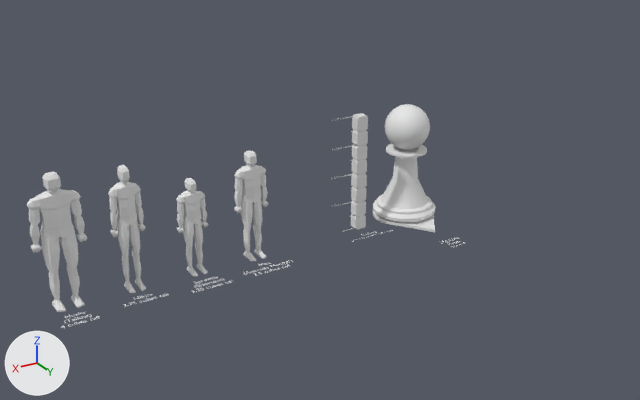
What one commit did to the Blender file aspenTools/Blender/4.4/scripts/startup/bl_app_templates_system/Aspen_Modeling/startup.blend.
Before and after are seen from a 50 mm lens placed at (13.3, 22.9, 12.8), pointed at (-0.4, 0.1, 1.4). Lighting does not change. The marker at lower left points along +X, +Y and +Z. The picture after the commit comes second.

The older version as bpy lines, for what is in view:
```python
ob_cubes = bpy.data.objects.new('Cubes', me_plane_015)
ob_cubes.location = (-2.0, 0.0, 0.21)
ob_cubes.scale = (0.569, 1.55, 1.55)
ob_husky = bpy.data.objects.new('Husky', me_plane_019)
ob_husky.location = (8.0, 0.0, 0.0)
ob_husky.scale = (0.645, 1.55, 1.55)
ob_pawn_m = bpy.data.objects.new('Pawn_M', me_cube_014)
ob_pawn_m.location = (-3.99, 0.0, 0.0)
ob_pawn_m.scale = (0.00556, 0.00556, 0.00556)
ob_text = bpy.data.objects.new('Text', me_text)
ob_text.location = (-4.04, 2.5, 0.0)
ob_text.rotation_euler = (0.0, 0.0, -3.142)  # degrees (0, 0, -180)
ob_text.scale = (0.24, 0.24, 0.24)
ob_text_001 = bpy.data.objects.new('Text.001', me_text_001)
ob_text_001.location = (-2.04, 0.58, 0.0)
ob_text_001.rotation_euler = (0.0, 0.0, -3.142)  # degrees (0, 0, -180)
ob_text_001.scale = (0.24, 0.24, 0.24)
ob_text_003 = bpy.data.objects.new('Text.003', me_text_004)
ob_text_003.location = (-1.11, 0.0, 2.02)
ob_text_003.rotation_euler = (1.571, 0.0, -3.142)  # degrees (90, 0, -180)
ob_text_003.scale = (0.12, 0.12, 0.12)
ob_text_004 = bpy.data.objects.new('Text.004', me_text_005)
ob_text_004.location = (-1.11, 0.0, 3.02)
ob_text_004.rotation_euler = (1.571, 0.0, -3.142)  # degrees (90, 0, -180)
ob_text_004.scale = (0.12, 0.12, 0.12)
ob_text_006 = bpy.data.objects.new('Text.006', me_text_007)
ob_text_006.location = (-2.04, 0.79, 0.0)
ob_text_006.rotation_euler = (0.0, 0.0, -3.142)  # degrees (0, 0, -180)
ob_text_006.scale = (0.24, 0.24, 0.24)
ob_text_007 = bpy.data.objects.new('Text.007', me_text_011)
ob_text_007.location = (-4.04, 2.83, 0.0)
ob_text_007.rotation_euler = (0.0, 0.0, -3.142)  # degrees (0, 0, -180)
ob_text_007.scale = (0.24, 0.24, 0.24)
# also in view: 'Serenity' at (4.0, 0.1, 1.5); 'Nikita' at (6.0, 0.1, 1.9); 'Max' at (2.0, 0.1, 1.7)
```
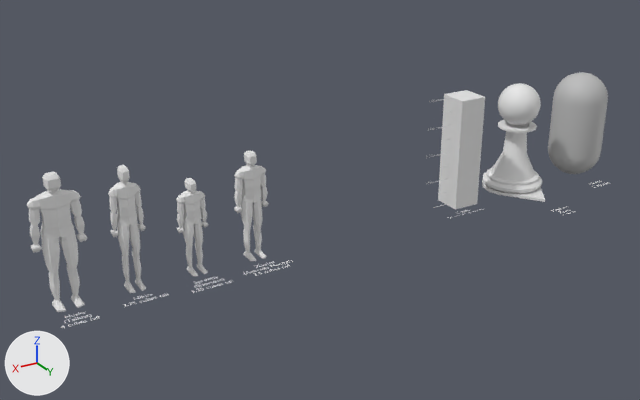
The newer file is also rescaled (x0.499), turned or shifted as a whole; pictures and numbers use the older file's frame.

Where the change shows, as pixel boxes (x1, y1, x2, y2) in the pictures (640 x 400 px):
'Pawn_M', moved, rescaled (7% shorter)
    before: (372, 104, 436, 232)
    after: (482, 83, 545, 202)
'Capsule', added
    after: (548, 72, 608, 174)
'Cubes', hidden
    before: (351, 113, 368, 230)
'Cube.003', added
    after: (443, 90, 485, 129)
'Cube.002', added
    after: (441, 122, 483, 157)
'Cube.001', added
    after: (440, 149, 481, 183)
'Cube', added
    after: (438, 175, 479, 210)
'Text', moved
    before: (439, 237, 460, 245)
    after: (551, 206, 569, 213)
'Text.006', moved
    before: (352, 230, 393, 242)
    after: (448, 209, 482, 218)
'Text.009', added
    after: (589, 181, 610, 187)
'Text.001', moved (not visible afterwards)
    before: (361, 231, 377, 236)

What changed in the scene script:
```text
Add mat_lit:
    mat_lit = principled_material('Lit')
    mat_lit.base_color = (0.5, 0.5, 0.5)  # grey #bcbcbc
    mat_lit.roughness = 0.553
Add me_cube_004:
    me_cube_004.from_pydata(...)  # a box spanning x -0.25..0.25, y -0.25..0.25, z -0.25..0.25
Add me_scene:
    me_scene.from_pydata(...)  # 418 vertices, 832 faces; spans x -50.0..50.0, y -100.0..100.0, z -50.0..50.0
    me_scene.materials.append(mat_lit)  # grey #bcbcbc
Add txt_text_001:
    txt_text_001 = bpy.data.curves.new('Text.001', 'FONT')
    txt_text_001.body = 'Unity\nCapsule'
    txt_text_001.align_x = 'CENTER'
    txt_text_001.offset_x = -0.0075
    txt_text_001.offset_y = 0.274
Change ob_cubes:
    ob_cubes.location: (-2.0, 0.0, 0.21) -> (-5.99, 0.0, 0.21)
    add ob_cubes.hide_set(True)
Change ob_pawn_m:
    ob_pawn_m.location: (-3.99, 0.0, 0.0) -> (-9.02, 0.0, 0.0)
    ob_pawn_m.scale: (0.00556, 0.00556, 0.00556) -> (0.00555, 0.00555, 0.00555)
Change ob_text:
    ob_text.location: (-4.04, 2.5, 0.0) -> (-9.03, 2.5, 0.0)
Change ob_text_001:
    ob_text_001.location: (-2.04, 0.58, 0.0) -> (-5.91, 0.78, 0.0)
Change ob_text_003:
    ob_text_003.location: (-1.11, 0.0, 2.02) -> (-4.98, 0.0, 2.02)
Change ob_text_004:
    ob_text_004.location: (-1.11, 0.0, 3.02) -> (-4.98, 0.0, 3.02)
Change ob_text_006:
    ob_text_006.location: (-2.04, 0.79, 0.0) -> (-5.91, 0.99, 0.0)
Change ob_text_007:
    ob_text_007.location: (-4.04, 2.83, 0.0) -> (-9.03, 2.83, 0.0)
Add ob_text_009:
    ob_text_009 = bpy.data.objects.new('Text.009', txt_text_001)
    ob_text_009.location = (-12.04, 1.42, -0.01)
    ob_text_009.rotation_euler = (0.0, 0.0, -3.142)  # degrees (0, 0, -180)
    ob_text_009.scale = (0.281, 0.281, 0.281)
Add ob_cube_003:
    ob_cube_003 = bpy.data.objects.new('Cube.003', me_cube_004)
    ob_cube_003.location = (-6.3, 0.02, 3.5)
    ob_cube_003.scale = (2.0, 2.0, 2.0)
Add ob_cube_002:
    ob_cube_002 = bpy.data.objects.new('Cube.002', me_cube_004.copy())
    ob_cube_002.location = (-6.3, 0.02, 2.5)
    ob_cube_002.scale = (2.0, 2.0, 2.0)
Add ob_cube_001:
    ob_cube_001 = bpy.data.objects.new('Cube.001', me_cube_004.copy())
    ob_cube_001.location = (-6.3, 0.02, 1.5)
    ob_cube_001.scale = (2.0, 2.0, 2.0)
Add ob_cube:
    ob_cube = bpy.data.objects.new('Cube', me_cube_004.copy())
    ob_cube.location = (-6.3, 0.02, 0.49)
    ob_cube.scale = (2.0, 2.0, 2.0)
Add ob_capsule:
    ob_capsule = bpy.data.objects.new('Capsule', me_scene)
    ob_capsule.location = (-12.04, 0.02, 2.0)
    ob_capsule.rotation_euler = (1.571, 0.0, 0.0)  # degrees (90, 0, 0)
    ob_capsule.scale = (0.02, 0.02, 0.02)
```
